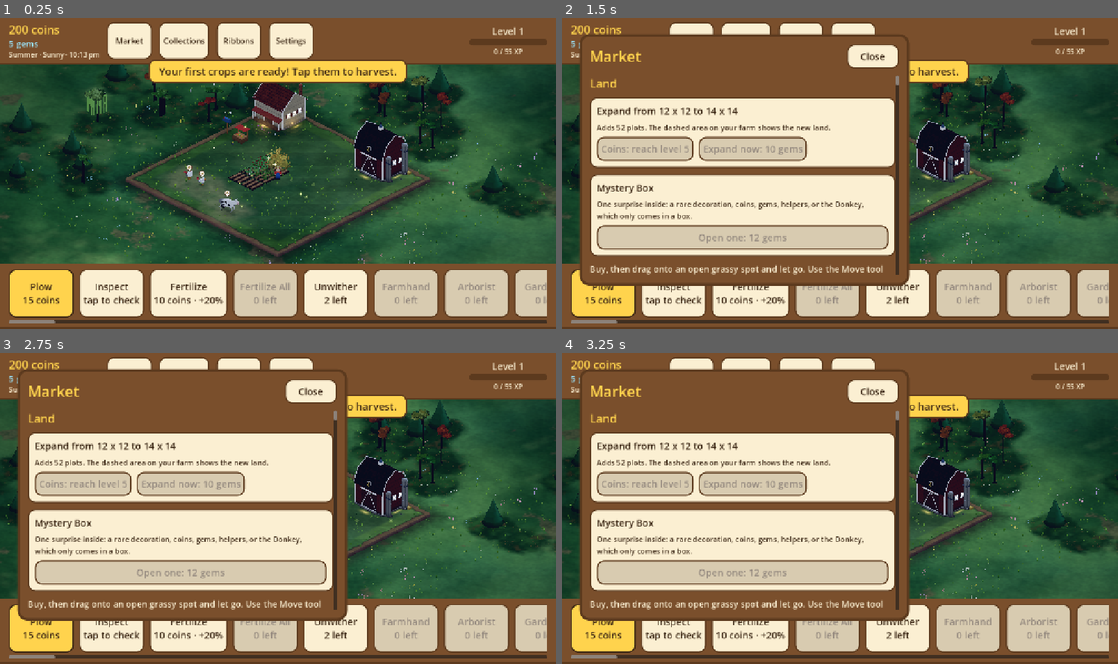
Above: before the commit, frames 1-4 (two rows, left to right).
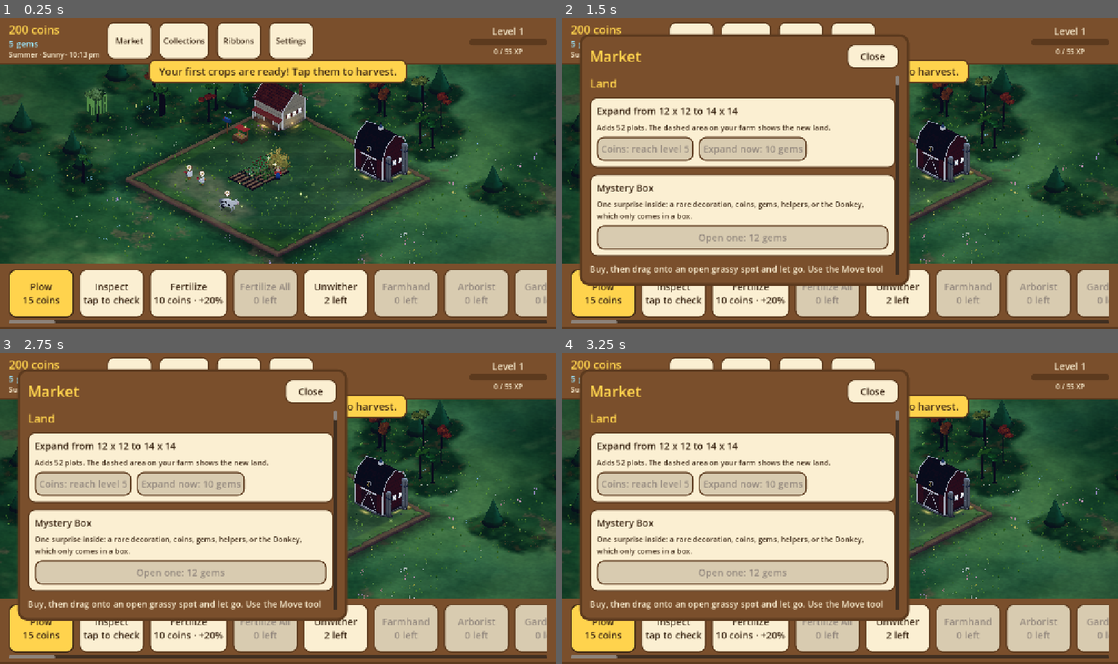
Above: after the commit, the same moments.

Repository: aniket-patra-1998/farm-game
Game: Godot game, scene res://scenes/main.tscn
The game is run twice, just before and just after one commit, with the same random seed, the same clock (stepped at 60 frames per second) and the same inputs.
Inputs:
- Up to frame 1 (0.25 s): no input
- Up to frame 2 (1.5 s): click "Market" at 0.5 s; click "Collections" at 1.25 s
- Up to frame 3 (2.75 s): click "Ribbons" at 2 s
- Up to frame 4 (3.25 s): click "Plow 15 coins" at 2.75 s

The runs differ from the first frame. In frame 1, 0.3% of the frame differs, in the area x 25-79%, y 17-36%; in frame 2, 0.1%; in frame 3, 0.1%; in frame 4, 0.1%.

Commit message:
Fix the showcase 'not responding' on phones: the farm goes up over frames
Opening the showcase built every model in one frame: about 4 s of CPU on a desktop (the 40-kind orchard alone
2.5 s), well past Android's 5 s limit on a phone. Now:
- Objects3D builds models for at most 12 ms a frame and carries on the next (nothing drops in while laid out);
  the woods go up the same way, group by group.
- An orchard stands its kinds over frames, makes at most 3 looks a kind (never more than it has trees), and
  makes each far look from the near tree's own measurements instead of building the tree again.
- Trees are no longer built just to be measured: TreeModel builds every leafy tree within the tree range
  (palms and bananas still are measured).
Headless, the showcase's first frame went from 4,159 ms to 472 ms; the slowest frame while it goes up is 157 ms.
LoadTrace (debug builds) writes each step of opening a farm to user://, flushed line by line, and Settings >
Testing shows the last one after a restart. Objects3D.until_settled lets screenshots and perf_probe (which
now reports settle time and the slowest frame) wait for the whole farm.

Co-Authored-By: Claude Opus 5.5 <noreply@anthropic.com>
Claude-Session: https://claude.ai/code/session_014fNSr1LTa4ZmUtF6K6voar

Diff:
--- a/autoload/game.gd
+++ b/autoload/game.gd
@@ -1209,16 +1209,21 @@
 ## The player's own farm is saved first and never touched; open_own_farm brings it back. Returns what
 ## didn't fit (nothing, normally).
 func open_showcase() -> Array[String]:
+	LoadTrace.begin("showcase", get_tree())
 	save_game()
+	LoadTrace.mark("own farm saved")  # not-ui
 	save_path = ShowcaseFarm.SAVE_PATH
 	var left_out := ShowcaseFarm.build(self)
+	LoadTrace.mark("showcase laid out: %d objects" % objects.size())  # not-ui
 	save_game()
+	LoadTrace.mark("showcase saved")  # not-ui
 	message.emit(tr("SHOWCASE_OPENED"))
 	return left_out
 
 
 ## Back from the showcase to the player's own farm, as it was left.
 func open_own_farm() -> void:
+	LoadTrace.begin("own farm", get_tree())  # not-ui
 	save_game()
 	save_path = SAVE_PATH
 	if not saving_enabled or not load_game():
--- a/locale/strings.csv
+++ b/locale/strings.csv
@@ -499,3 +499,4 @@
 %s · %d×%d"
 "PERF_READOUT_TOGGLE","Show performance numbers"
 "PERF_READOUT_HELP","Frames a second, draw calls and memory in the corner of the screen, for measuring on a phone."
+"LOAD_TRACE_HELP","The last time a farm opened before this one, step by step (milliseconds since it began):"
--- /dev/null
+++ b/scripts/debug/load_trace.gd
@@ -0,0 +1,57 @@
+class_name LoadTrace
+extends RefCounted
+## Debug builds: a timed trace of opening a farm, written line by line to user://load_trace.txt and flushed at
+## once, so it survives the app being killed (Android's "not responding"). The trace before the last one is
+## kept too, and Settings > Testing shows it after a restart: the gap between two lines is where the time went.
+
+const PATH := "user://load_trace.txt"
+const PREVIOUS := "user://load_trace_previous.txt"
+const SLOW_FRAME_MS := 50      # a frame this slow or slower is written down..
+const FRAMES_WATCHED := 30     # ..among the first this many after the trace begins
+
+static var _file: FileAccess
+static var _start := 0
+static var _frames := 0
+static var _last_frame := 0
+
+
+## Starts a new trace (the last one becomes the previous one) and watches the first frames after it.
+static func begin(what: String, tree: SceneTree = null) -> void:
+	if not OS.is_debug_build():
+		return
+	if FileAccess.file_exists(PATH):
+		DirAccess.copy_absolute(PATH, PREVIOUS)
+	_file = FileAccess.open(PATH, FileAccess.WRITE)
+	_start = Time.get_ticks_msec()
+	_last_frame = _start
+	_frames = 0
+	mark("begin " + what)  # not-ui
+	if tree != null and not tree.process_frame.is_connected(_on_frame):
+		tree.process_frame.connect(_on_frame)
+
+
+## One line: milliseconds since the trace began, and what just happened.
+static func mark(what: String) -> void:
+	if _file == null:
+		return
+	_file.store_line("%7d ms  %s" % [Time.get_ticks_msec() - _start, what])
+	_file.flush()
+
+
+## The trace before the current one ("" if there is none).
+static func previous() -> String:
+	return FileAccess.get_file_as_string(PREVIOUS) if FileAccess.file_exists(PREVIOUS) else ""
+
+
+static func _on_frame() -> void:
+	var now := Time.get_ticks_msec()
+	var took := now - _last_frame
+	_last_frame = now
+	_frames += 1
+	if took >= SLOW_FRAME_MS:
+		mark("frame %d took %d ms" % [_frames, took])  # not-ui
+	if _frames >= FRAMES_WATCHED:
+		mark("watched %d frames" % _frames)  # not-ui
+		var tree := Engine.get_main_loop() as SceneTree
+		if tree != null and tree.process_frame.is_connected(_on_frame):
+			tree.process_frame.disconnect(_on_frame)
--- a/scripts/hud/hud_settings.gd
+++ b/scripts/hud/hud_settings.gd
@@ -71,4 +71,8 @@
 		PerfReadout.set_wanted(on)
 		PerfReadout.show_in(hud.get_tree(), on))
 	inner.add_child(perf)
+	var trace := LoadTrace.previous()
+	if trace != "":
+		inner.add_child(BookPanel.text(tr("LOAD_TRACE_HELP"), 18))
+		inner.add_child(BookPanel.text(trace, 14))
 	return BookPanel.card_frame(inner)
--- a/scripts/world3d/building_fill.gd
+++ b/scripts/world3d/building_fill.gd
@@ -35,8 +35,12 @@
 const TREE_FILL := 0.95           # an orchard tree's size against the space between trees (crowns touch, trunks show)
 const ORCHARD_SMALLEST := 0.8    # an orchard tree is drawn between these sizes (against a lone tree at 1.0)
 const ORCHARD_BIGGEST := 1.1     # (no bigger, or the crown reaches out of the field's border)
+const ORCHARD_VARIANTS := 3      # looks of each kind in an orchard (turned and sized: no clones)
+const PLANT_BUDGET_MS := 12      # an orchard builds new kinds of tree for at most this long a frame
 const TREE_CROWN := 0.3           # the crown radius an orchard tree is sized for; wider crowned kinds are drawn smaller
 const BLOOM_SIZE := 1.5           # a bloom in a Bloom Garden, against one on its own tile (1.6)
+
+static var planting := 0          # orchards still standing their trees, over frames
 
 var uid := -1
 var residents: Array[Animal3D] = []
@@ -58,6 +62,13 @@
 var _near_trees: Array[MultiMeshInstance3D] = []   # an orchard's trees, and the blobs drawn far out instead
 var _far_trees: Array[MultiMeshInstance3D] = []
 var _plants_far := false
+var _planting := false
+var _to_plant: Array = []        # kinds of tree an orchard still has to stand (a few each frame)
+var _plant_stand := {}
+var _plant_ready := false
+var _plant_detail := 1.0
+var _plant_into: Node3D
+var _plant_rng: RandomNumberGenerator
 var _plants: Node3D               # the trees or blooms growing in an Orchard or Bloom Garden
 var _doors: Array[Node3D] = []
 
@@ -400,32 +411,80 @@
 	_apply_plant_lod()
 
 
-## Stands the trees of an orchard: a few different trees of each kind (Instancer.VARIANTS) are built once and kept;
-## every tree standing is a copy of one of them, turned and sized a little differently, drawn as one batch per
-## variant (Instancer). Zoomed far out each is drawn as its far look instead (`TreeModel.far_model`, `_plant_lod`).
+## Stands the trees of an orchard: a few different trees of each kind (ORCHARD_VARIANTS, never more than there are
+## trees of it) are built once and kept; every tree standing is a copy of one of them, turned and sized a little
+## differently, drawn as one batch per variant (Instancer). Zoomed far out each is drawn as its far look instead
+## (`TreeModel.far_from`, made from the near tree's own measurements, `_plant_lod`). Building new kinds takes
+## at most PLANT_BUDGET_MS a frame: a big orchard stands over a few frames instead of freezing the game.
 func _plant_trees(holder: Node3D, stand: Dictionary, ready: bool) -> void:
-	var rng := RandomNumberGenerator.new()
-	rng.seed = uid
-	for id: String in stand:
-		var size: float = stand[id]["size"]
-		var spots: Array = stand[id]["at"]
-		var it := Game.item_data(id)
-		for v in Instancer.VARIANTS:
-			var here: Array[Transform3D] = []
-			for k in range(v, spots.size(), Instancer.VARIANTS):
-				var scale := 1.0 + rng.randf_range(-TREE_SIZE_JITTER, TREE_SIZE_JITTER)
-				here.append(Transform3D(Basis(Vector3.UP, rng.randf() * TAU).scaled(Vector3.ONE * scale), spots[k]))
-			var key := Instancer.key_of(["orchard_tree", id, ready, size, ModelKit.detail, v])
-			_near_trees.append_array(Instancer.place(holder, Instancer.parts_of(key, func() -> Node3D:
-				var tree := Node3D.new()
-				TreeModel.build_at(tree, Vector3.ZERO, it, size, ready, v * 977 + 1)
-				return ModelKit.bake(tree)), here))
-			var blob := Instancer.parts_of(Instancer.key_of([key, LOD_FAR_PPU]),
-				func() -> Node3D: return TreeModel.far_model(it, size, v * 977 + 1))
-			var far := Instancer.place(holder, blob, here)
-			for node in far:
-				node.visible = false
-			_far_trees.append_array(far)
+	_plant_rng = RandomNumberGenerator.new()
+	_plant_rng.seed = uid
+	_plant_stand = stand
+	_plant_ready = ready
+	_plant_detail = ModelKit.detail
+	_plant_into = holder
+	_to_plant = stand.keys()
+	_set_planting(not _to_plant.is_empty())
+	_plant_some()
+
+
+## Plants the next kinds of the orchard for at most PLANT_BUDGET_MS (at least one kind); the rest wait for the next
+## frame (`_process`).
+func _plant_some() -> void:
+	var began := Time.get_ticks_msec()
+	while not _to_plant.is_empty():
+		if Time.get_ticks_msec() - began > PLANT_BUDGET_MS:
+			return
+		if not is_instance_valid(_plant_into):
+			_to_plant.clear()
+			break
+		_plant_kind(str(_to_plant.pop_front()))
+		_apply_plant_lod()
+	_set_planting(false)
+
+
+## Every tree of one kind in the orchard: its variants built (or reused), each a batch of copies, near and far.
+func _plant_kind(id: String) -> void:
+	var holder := _plant_into
+	var detail := _plant_detail
+	var ready := _plant_ready
+	var size: float = _plant_stand[id]["size"]
+	var spots: Array = _plant_stand[id]["at"]
+	var it := Game.item_data(id)
+	var variants := mini(ORCHARD_VARIANTS, spots.size())
+	for v in variants:
+		var here: Array[Transform3D] = []
+		for k in range(v, spots.size(), variants):
+			var scale := 1.0 + _plant_rng.randf_range(-TREE_SIZE_JITTER, TREE_SIZE_JITTER)
+			here.append(Transform3D(Basis(Vector3.UP, _plant_rng.randf() * TAU).scaled(Vector3.ONE * scale), spots[k]))
+		var key := Instancer.key_of(["orchard_tree", id, ready, size, detail, v])
+		var measured := {}   # what the near tree measured, for its far look
+		_near_trees.append_array(Instancer.place(holder, Instancer.parts_of(key, func() -> Node3D:
+			var tree := Node3D.new()
+			var was := ModelKit.detail
+			ModelKit.detail = detail
+			var built := TreeModel.build_at(tree, Vector3.ZERO, it, size, ready, v * 977 + 1)
+			ModelKit.detail = was
+			measured["far"] = built.get_meta(TreeModel.META_FAR, [])
+			return ModelKit.bake(tree)), here))
+		var blob := Instancer.parts_of(Instancer.key_of([key, LOD_FAR_PPU]), func() -> Node3D:
+			return TreeModel.far_from(measured.get("far", []), it, size, v * 977 + 1))
+		var far := Instancer.place(holder, blob, here)
+		for node in far:
+			node.visible = false
+		_far_trees.append_array(far)
+
+
+## Counts this orchard in or out of those still planting (once each way, also if it is freed part-way).
+func _set_planting(on: bool) -> void:
+	if on != _planting:
+		_planting = on
+		planting += 1 if on else -1
+
+
+func _notification(what: int) -> void:
+	if what == NOTIFICATION_PREDELETE:
+		_set_planting(false)
 
 
 ## Zoomed far out the orchard's trees are blobs; in close, trees.
@@ -584,6 +643,8 @@
 
 
 func _process(delta: float) -> void:
+	if not _to_plant.is_empty():
+		_plant_some()
 	if not _far_trees.is_empty() and Engine.get_process_frames() % PLANT_LOD_EVERY == 0:
 		var eye := get_viewport().get_camera_3d()
 		if eye != null:
--- a/scripts/world3d/objects_3d.gd
+++ b/scripts/world3d/objects_3d.gd
@@ -13,7 +13,11 @@
 const TIMED_KINDS := ["tree", "bloom", "building", "barn", "crafting", "young"]   # what time alone can change
 const DRESSING := ^"dressing_round"   # the name of the grass and stones round an object (outside its footprint)
 const TREE_SIZE_JITTER := 0.0   # each tree of a kind is this much bigger or smaller than the built look it copies
+const GROUP := &"objects_3d"   # every Objects3D, for until_settled
 const FULL_EVERY := 10        # a full look at everything every this many seconds (the rest only look at those)
+# A sync builds models for at most this long a frame, then carries on the next frame: a farm with hundreds of
+# things appears over a few frames instead of freezing (a phone says "not responding" after 5 s of that).
+const BUILD_BUDGET_MS := 12
 const SCENERY_Y := -Ground3D.SLAB
 const SCENERY_CELL := 14.0    # woods are baked in squares this many tiles across
 const GROVE_MASK := 0xff       # woods stand shoulder to shoulder: their trees are drawn crowded on every side
@@ -57,6 +61,9 @@
 var _links: LinkLayer   # draws the fences, hedges, walls and paths, joined up
 var _ghost_mask := -1
 var _link_landed := -1   # the frame a joined piece last landed
+var _woods: Array = []   # groups of the woods still going up: [holder, trees left]
+var _carry_on := false  # a sync ran out of time: the rest comes next frame
+var _left := 0           # objects a sync ran out of time for, still to build
 
 
 
@@ -68,6 +75,7 @@
 
 
 func _ready() -> void:
+	add_to_group(GROUP)
 	_scenery = Node3D.new()
 	add_child(_scenery)
 	_links = LinkLayer.new()
@@ -117,6 +125,9 @@
 	if not light:
 		_links.sync(Game.objects)   # first: what's new there is already known when its stand-in drops in
 	var seen := {}
+	var began := Time.get_ticks_msec()
+	var built := 0
+	var left := 0
 	for o in Game.objects:
 		if not handles(o):
 			continue
@@ -131,6 +142,10 @@
 			if fill != null:
 				fill.refresh(o)  # who's in, how near ready: shown without rebuilding the building
 			continue
+		if Time.get_ticks_msec() - began > BUILD_BUDGET_MS:
+			left += 1          # out of time this frame: built on the next
+			continue
+		built += 1
 		if v.has("node"):
 			(v["node"] as Node3D).queue_free()
 		var node := _build(o)
@@ -148,8 +163,15 @@
 		if not seen.has(uid):
 			(_views[uid]["node"] as Node3D).queue_free()
 			_views.erase(uid)
-	_synced_once = true
-	if light:
+	if built > 0:
+		LoadTrace.mark("objects: built %d in %d ms, %d to go" % [built, Time.get_ticks_msec() - began, left])  # not-ui
+	_left = left
+	if left > 0:
+		_full = _full or not light
+		_carry_on = true
+	else:
+		_synced_once = true   # (until the whole farm stands, nothing drops in: it is being laid out, not bought)
+	if light and built == 0:
 		return
 	_animals.clear()
 	for v in _views.values():
@@ -157,10 +179,36 @@
 			_animals.append(v["node"])
 
 
+## Whether everything is built: every object, the woods, and every orchard's trees (the farm goes up over a few
+## frames after it opens; screenshots and measurements wait for this).
+func settled() -> bool:
+	return _left == 0 and _woods.is_empty() and BuildingFill.planting == 0
+
+
+## Waits until every farm on the screen is fully built (or `most` frames have passed): for screenshots and
+## measurements, which must not catch a farm half up.
+static func until_settled(tree: SceneTree, most := 3000) -> void:
+	for n in most:
+		var all := true
+		for o: Objects3D in tree.get_nodes_in_group(GROUP):
+			all = all and o.settled()
+		if all:
+			return
+		await tree.process_frame
+
+
+
+
+
 
 
 ## Animals move every frame, with their 2D twin's mind; those off screen keep their place but aren't posed.
 func _process(delta: float) -> void:
+	if _carry_on and not _queued:   # the rest of a sync that ran out of time
+		_carry_on = false
+		sync()
+	if not _woods.is_empty():
+		_grow_woods()
 	_update_placing()
 	var cam := get_viewport().get_camera_3d()
 	for a in _animals:
@@ -288,31 +336,65 @@
 func _build_scenery() -> void:
 	for c in _scenery.get_children():
 		c.queue_free()
+	_drop_woods()
 	var n := Game.farm_size
 	# The trees are built in groups by area and each group baked into a few draws, so the woods cost tens of draws
-	# and not thousands, while a group off screen is still culled whole.
-	var groups := {}
+	# and not thousands, while a group off screen is still culled whole. They go up over a few frames (at most
+	# BUILD_BUDGET_MS of building a frame, `_grow_woods`), so opening a farm never waits for its woods.
+	var cells := {}   # cell -> [[r, c, kind]]
 	for t in FarmGrid.scenery():
 		var r: float = t[0]
 		var c: float = t[1]
 		if (r >= -1.0 and c >= -1.0) or r > n + 4 or c > n + 4:
 			continue
 		var cell := Vector2i(int(floor(c / SCENERY_CELL)), int(floor(r / SCENERY_CELL)))
-		if not groups.has(cell):
-			groups[cell] = Node3D.new()
-		var holder: Node3D = groups[cell]
-		var at := Vector3(c + 0.5, SCENERY_Y, r + 0.5)
-		match str(t[2]):
-			"pine_tree":
-				pine(holder, at, 1.0 + fposmod(r * 7.0 + c * 3.0, 0.5))
-			"willow_tree":
-				TreeModel.build_at(holder, at, {"id": "willow"}, 1.15, false, int(r * 31 + c), false, TreeModel.UNSET,
-					GROVE_MASK)
-			_:
-				TreeModel.build_at(holder, at, {"id": str(t[2])}, 1.2, false, int(r * 31 + c), false, TreeModel.UNSET,
-					GROVE_MASK)
-	for cell in groups:
-		_scenery.add_child(ModelKit.bake(groups[cell]))
+		if not cells.has(cell):
+			cells[cell] = []
+		(cells[cell] as Array).append(t)
+	for cell in cells:
+		_woods.append([Node3D.new(), cells[cell]])
+	_grow_woods()
+
+
+## Builds trees of the woods for at most BUILD_BUDGET_MS; a group finished is baked and stands.
+func _grow_woods() -> void:
+	var began := Time.get_ticks_msec()
+	while not _woods.is_empty() and Time.get_ticks_msec() - began <= BUILD_BUDGET_MS:
+		var group: Array = _woods[0]
+		var trees: Array = group[1]
+		if trees.is_empty():
+			_scenery.add_child(ModelKit.bake(group[0]))
+			_woods.pop_front()
+			continue
+		_scenery_tree(group[0], trees.pop_back())
+
+
+## Woods not yet up are dropped (and their half-built groups freed): the farm grew, or the layer is going.
+func _drop_woods() -> void:
+	for group: Array in _woods:
+		(group[0] as Node3D).free()
+	_woods.clear()
+
+
+func _notification(what: int) -> void:
+	if what == NOTIFICATION_PREDELETE:
+		_drop_woods()
+
+
+## One tree of the woods round the farm, under `holder`.
+func _scenery_tree(holder: Node3D, t: Array) -> void:
+	var r: float = t[0]
+	var c: float = t[1]
+	var at := Vector3(c + 0.5, SCENERY_Y, r + 0.5)
+	match str(t[2]):
+		"pine_tree":
+			pine(holder, at, 1.0 + fposmod(r * 7.0 + c * 3.0, 0.5))
+		"willow_tree":
+			TreeModel.build_at(holder, at, {"id": "willow"}, 1.15, false, int(r * 31 + c), false, TreeModel.UNSET,
+				GROVE_MASK)
+		_:
+			TreeModel.build_at(holder, at, {"id": str(t[2])}, 1.2, false, int(r * 31 + c), false, TreeModel.UNSET,
+				GROVE_MASK)
 
 
 
--- a/scripts/world3d/scale_guide.gd
+++ b/scripts/world3d/scale_guide.gd
@@ -19,7 +19,11 @@
 	if _factors.has(id):
 		return _factors[id]
 	var f := 1.0
-	var range_of: Array = _heights().get(str(Game.item_data(id).get("kind", "")), [])
+	var it := Game.item_data(id)
+	if str(it.get("kind", "")) == "tree" and TreeModel.stands_by_itself(it):
+		_factors[id] = f   # built to stand within its range (TreeModel), so not built here just to be measured
+		return f
+	var range_of: Array = _heights().get(str(it.get("kind", "")), [])
 	if range_of.size() == 2:
 		var h := height_of(id)
 		if h > 0.0:
--- a/scripts/world3d/tree_model.gd
+++ b/scripts/world3d/tree_model.gd
@@ -54,6 +54,12 @@
 static var _data := {}
 
 
+## Whether a tree of this kind is built to stand within the tree height range by itself (a leafy crown on a trunk
+## made long enough: `_crown_on_trunk`); palms and bananas are measured and scaled instead (ScaleGuide).
+static func stands_by_itself(it: Dictionary) -> bool:
+	return str(shape_of(it)["form"]) not in ["palm", "banana"]
+
+
 ## The shape for a tree: its form's sizes with its family's own laid over them.
 static func shape_of(it: Dictionary) -> Dictionary:
 	if _data.is_empty():
@@ -121,7 +127,7 @@
 		"shine": float(sh.get("shine", 0.0)),
 		"lean": Vector3(rng.randf_range(-TRUNK_LEAN, TRUNK_LEAN), 0, rng.randf_range(-TRUNK_LEAN, TRUNK_LEAN)),
 		"blobs": [], "low": INF, "high": -INF, "reach": 0.0,
-		"stand": ScaleGuide.lowest("tree") * size * clampf(tall, TALL_MIN, STAND_TALL_MAX)}
+		"stand": ScaleGuide.lowest("tree") * size * clampf(tall, 1.0, STAND_TALL_MAX)}
 	var crown: Vector3
 	match str(sh["form"]):
 		"palm":
@@ -150,16 +156,21 @@
 static func far_model(it: Dictionary, size: float, seed_value: int) -> Node3D:
 	var whole := Node3D.new()
 	var tree := build_at(whole, Vector3.ZERO, it, size, false, seed_value, false)
+	var far: Array = tree.get_meta(META_FAR, [])
+	whole.free()
+	return far_from(far, it, size, seed_value)
+
+
+## The far look from a built tree's own measurements (its META_FAR), without building the tree again; with none
+## (a palm or a banana, which have no leafy crown) the tree itself at low detail.
+static func far_from(far: Array, it: Dictionary, size: float, seed_value: int) -> Node3D:
 	var out := Node3D.new()
-	if not tree.has_meta(META_FAR):
-		whole.free()
+	if far.size() < 6:
 		var detail := ModelKit.detail
 		ModelKit.detail = 0.4
 		build_at(out, Vector3.ZERO, it, size, false, seed_value, false)
 		ModelKit.detail = detail
 		return ModelKit.bake(out)
-	var far: Array = tree.get_meta(META_FAR)
-	whole.free()
 	var trunk_h := float(far[0])
 	var low := float(far[1])
 	var high := float(far[2])
--- a/tests/shots.gd
+++ b/tests/shots.gd
@@ -61,6 +61,7 @@
 	add_child(_main)
 	Game.objects_changed.emit()
 	Game.farm_expanded.emit(Game.farm_size)
+	await Objects3D.until_settled(get_tree())
 	await _frames(10)
 	var dir := ProjectSettings.globalize_path("res://ci_shots")
 	DirAccess.make_dir_recursive_absolute(dir)
@@ -360,6 +361,7 @@
 	Game.objects_changed.emit()
 	Game.plot_changed.emit(-1)
 	Game.farm_expanded.emit(Game.farm_size)
+	await Objects3D.until_settled(get_tree())
 	for scene in [["noon", 12.5, "clear"], ["golden_hour", 17.9, "clear"], ["night", 22.5, "clear"]]:
 		var wall := int(Time.get_unix_time_from_system())
 		Game.debug_time_offset = (int(float(scene[1]) * 3600) - wall % 86400 + 86400) % 86400
@@ -434,6 +436,7 @@
 	_shot(dir + "/world3d_sizes_big.png")
 	# The showcase farm (debug builds): everything, laid out.
 	Game.open_showcase()
+	await Objects3D.until_settled(get_tree())
 	await _frames(12)
 	cam.snap(grid.to_global(grid.center_of(Game.index_of(15, 15))), 0.55)
 	await _frames(12)
--- a/tests/suites/saving_test.gd
+++ b/tests/suites/saving_test.gd
@@ -377,3 +377,12 @@
 	for f in [path, path + GameState.BACKUP_SUFFIX]:
 		DirAccess.remove_absolute(f)
 	DirAccess.remove_absolute(dir)
+
+
+func test_192_a_load_trace_is_kept_line_by_line_and_the_last_one_survives() -> void:
+	LoadTrace.begin("first")
+	LoadTrace.mark("one step")
+	LoadTrace.begin("second")
+	_check(LoadTrace.previous().contains("begin first") and LoadTrace.previous().contains("one step"),
+		"the trace before is kept, every line of it")
+	_check(FileAccess.get_file_as_string(LoadTrace.PATH).contains("begin second"), "the new one is written at once")
--- a/tests/suites/world3d_test.gd
+++ b/tests/suites/world3d_test.gd
@@ -895,6 +895,12 @@
 	var objects := Objects3D.new()
 	add_child(objects)
 	var scenery: Node3D = objects.get("_scenery")
+	var waited := 0
+	while waited < 600 and scenery.get_child_count() < 4:   # the woods go up over a few frames
+		await get_tree().process_frame
+		waited += 1
+	for k in 60:
+		await get_tree().process_frame
 	var meshes := 0
 	var stack: Array[Node] = [scenery]
 	while not stack.is_empty():
@@ -1345,3 +1351,29 @@
 	animals[1].free()
 	_check(batch.take() == slot, "a cow that leaves gives its slot to the next")
 	farm.free()
+
+
+func test_315_a_big_farm_is_built_over_frames_not_in_one_long_freeze() -> void:
+	Game.saving_enabled = false
+	Game.reset_game()
+	Game.open_showcase()
+	var objects := Objects3D.new()
+	var began := Time.get_ticks_msec()
+	add_child(objects)                       # its first sync runs here, on a budget
+	var first := Time.get_ticks_msec() - began
+	var views: Dictionary = objects.get("_views")
+	var wanted := 0
+	for o in Game.objects:
+		if objects.handles(o):
+			wanted += 1
+	_check(views.size() < wanted, "the showcase isn't built all at once (%d of %d)" % [views.size(), wanted])
+	_check(first < Objects3D.BUILD_BUDGET_MS * 20, "the first frame's share stays short (%d ms)" % first)
+	var frames := 0
+	while views.size() < wanted and frames < 400:
+		await get_tree().process_frame
+		frames += 1
+	_eq(views.size(), wanted, "every object stands in the end (%d frames)" % frames)
+	_check(not objects.get("_synced_once") or views.size() == wanted, "nothing drops in while it is laid out")
+	objects.queue_free()
+	await get_tree().process_frame
+	Game.reset_game()
--- a/tools/look_shot.gd
+++ b/tools/look_shot.gd
@@ -25,6 +25,7 @@
 	add_child(main)
 	await get_tree().process_frame
 	Game.open_showcase()
+	await Objects3D.until_settled(get_tree())
 	for k in 12:
 		await RenderingServer.frame_post_draw
 	var cam: FarmCamera = main.get("camera")
--- a/tools/perf_probe.gd
+++ b/tools/perf_probe.gd
@@ -25,6 +25,24 @@
 		_storage_costs()
 	await get_tree().process_frame
 	var t_first := Time.get_ticks_usec() - t0
+	# The farm goes up over frames: how long until it all stands, and the slowest frame meanwhile (on a phone a
+	# frame over 5 s is "not responding").
+	var settle_worst := 0
+	var settle_last := Time.get_ticks_usec()
+	var settle_frames := 0
+	while settle_frames < 5000:
+		var all := true
+		for o: Objects3D in get_tree().get_nodes_in_group(Objects3D.GROUP):
+			all = all and o.settled()
+		if all:
+			break
+		await get_tree().process_frame
+		var now_s := Time.get_ticks_usec()
+		settle_worst = maxi(settle_worst, now_s - settle_last)
+		settle_last = now_s
+		settle_frames += 1
+	print("PERF settle_ms=%.0f settle_frames=%d settle_worst_frame_ms=%.0f"
+		% [(settle_last - t0) / 1000.0, settle_frames, settle_worst / 1000.0])
 	for i in WARM_FRAMES:
 		await get_tree().process_frame
 	var draws := 0
Not shown, added: scripts/debug/load_trace.gd.uid
